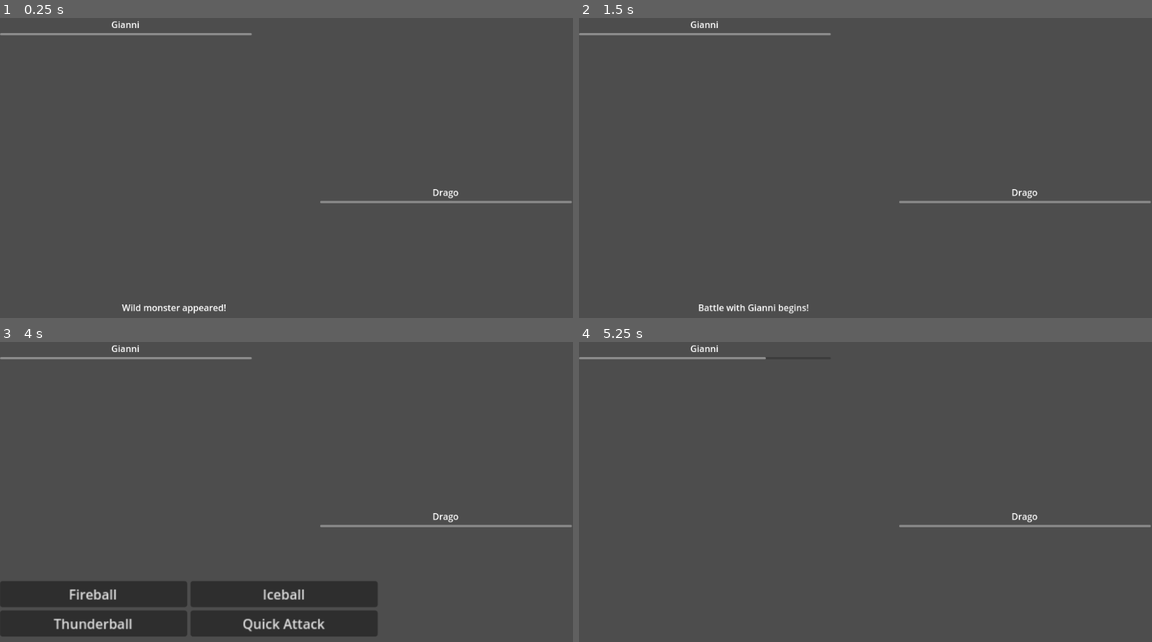
Above: before the commit, frames 1-4 (two rows, left to right).
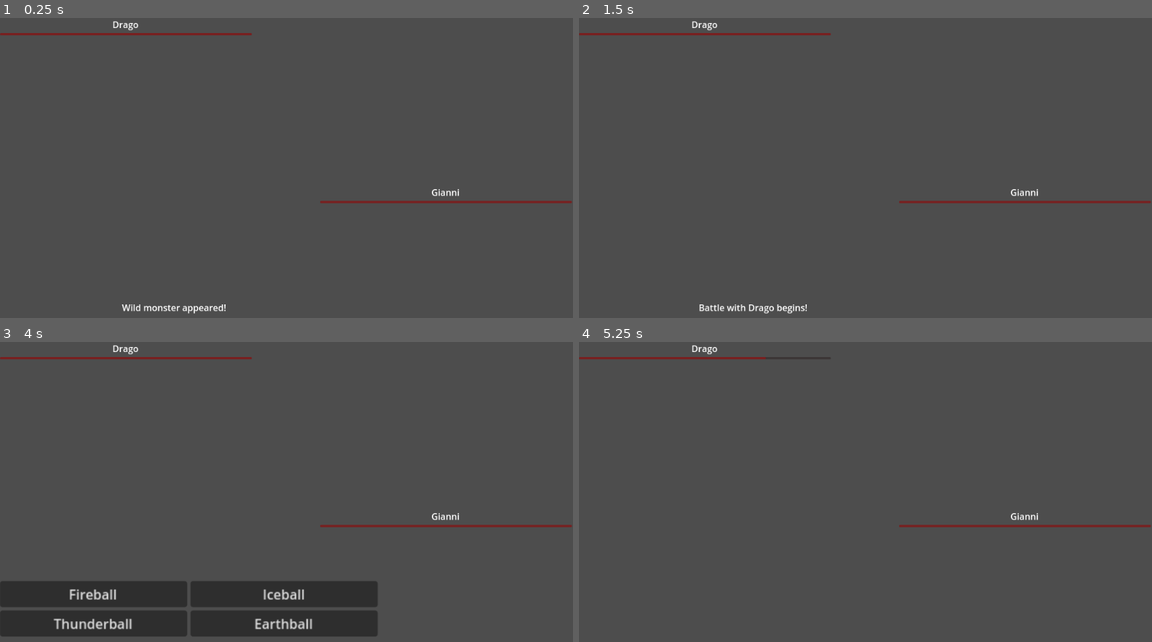
Above: after the commit, the same moments.

Repository: dannhill/MonsterCollector
Game: Godot game, scene res://Battle/battle_scene.tscn
The game is run twice, just before and just after one commit, with the same random seed, the same clock (stepped at 60 frames per second) and the same inputs. The project has no main scene, so this scene is started directly.
Inputs:
- Up to frame 1 (0.25 s): no input
- Up to frame 2 (1.5 s): tap Enter at 0.5 s; tap Space (ui_select) at 0.77, 1.25 s
- Up to frame 3 (4 s): tap Space (ui_select) at 1.52, 2.75, 3.02, 3.77 s; tap Enter at 2, 3.5 s
- Up to frame 4 (5.25 s): click "Fireball" at 4.25 s; tap Space (ui_select) at 5 s

The runs differ from the first frame. In frame 1, 0.9% of the frame differs, in the area x 0-100%, y 0-62%; in frame 2, 1.2%; in frame 3, 1.2%, in the area x 0-100%, y 0-97%; in frame 4, 0.8%.
Error before the commit: Invalid access to property or key 'nickname' on a base object of type 'Nil'. (res://Battle/battle_scene.gd:36)

Commit message:
bug fixes, added battle music, added battle termination logic

Diff:
--- a/Battle/battle_scene.gd
+++ b/Battle/battle_scene.gd
@@ -5,8 +5,8 @@
 #temporary setup: must create an enemy team
 @onready var MovesBox = $AttackMenu/MovesBox
 @onready var team : Array[Monster] = SaveData.load_team()
-@onready var enemy : Monster = team[0]
-@onready var player : Monster = team[1]
+@onready var player : Monster = team[0]
+@onready var enemy : Monster = team[1]
 @onready var rng : RandomNumberGenerator = RandomNumberGenerator.new()
 
 const CRIT_CHANCE : int = 25
@@ -47,9 +47,22 @@
 	# match to see if the attacker is player or enemy
 	match attacked == enemy:
 		true:
-			$Enemy/HP.value -= third_par
+			register_damage(player, enemy, third_par, $Enemy/HP)
 		false:
-			$Player/HP.value -= third_par
+			register_damage(enemy, player, third_par, $Player/HP)
+
+func register_damage(attacker : Monster, attacked : Monster, damage : int, health_bar : ProgressBar) -> void:
+	health_bar.value -= damage
+	attacked.hp -= damage
+	if attacked.hp <= 0:
+		end_battle(attacker)
+
+func end_battle(winner : Monster) -> void:
+	$AttackMenu.visible = false
+	$DescriptionBox.text = winner.nickname + " won the battle!"
+	$DescriptionBox.visible = true
+	await get_tree().create_timer(3.0).timeout
+	self.visible = false
 
 func start_encounter() -> void:
 	await self.ui_select_pressed
@@ -61,7 +74,7 @@
 func enemy_turn():
 	#remove the hud and make the enemy attack
 	$AttackMenu.visible = false
-	compute_attack(enemy, player, enemy.moves[rng.randi_range(0,4)])
+	compute_attack(enemy, player, enemy.moves[rng.randi_range(0,3)])
 
 	await get_tree().create_timer(3.0).timeout
 	$AttackMenu.visible = true
@@ -102,6 +115,7 @@
 	$DescriptionBox.visible = false
 	$AttackMenu.visible = true
 
+#NULL fare controllo se la mossa esista
 func compute_attack(attacker : Monster, attacked : Monster, move : Move) -> void:
 	if rng.randi_range(0,100) <= move.accuracy:
 		damage_calculation(move, attacker, attacked)
--- a/Battle/battle_scene.tscn
+++ b/Battle/battle_scene.tscn
@@ -1,6 +1,7 @@
-[gd_scene load_steps=2 format=3 uid="uid://c2qfrtmj3nsfe"]
+[gd_scene load_steps=3 format=3 uid="uid://c2qfrtmj3nsfe"]
 
 [ext_resource type="Script" path="res://Battle/battle_scene.gd" id="1_xlje3"]
+[ext_resource type="AudioStream" uid="uid://gc3ee8jborgq" path="res://Music/'Legionnaire' x2 by @ScottBuckley.mp3" id="2_ddap6"]
 
 [node name="BattleScene" type="Control"]
 layout_mode = 3
@@ -58,6 +59,7 @@
 horizontal_alignment = 1
 
 [node name="HP" type="ProgressBar" parent="Enemy"]
+modulate = Color(0.823529, 0, 0, 1)
 layout_mode = 2
 step = 1.0
 value = 100.0
@@ -77,6 +79,7 @@
 horizontal_alignment = 1
 
 [node name="HP" type="ProgressBar" parent="Player"]
+modulate = Color(0.823529, 0, 0, 1)
 layout_mode = 2
 step = 1.0
 value = 100.0
@@ -91,6 +94,12 @@
 horizontal_alignment = 1
 vertical_alignment = 1
 
+[node name="BattleMusic" type="AudioStreamPlayer" parent="."]
+stream = ExtResource("2_ddap6")
+volume_db = -19.745
+pitch_scale = 0.78
+autoplay = true
+
 [connection signal="pressed" from="AttackMenu/MovesBox/Move0" to="." method="_on_move_1_pressed"]
 [connection signal="pressed" from="AttackMenu/MovesBox/Move1" to="." method="_on_move_2_pressed"]
 [connection signal="pressed" from="AttackMenu/MovesBox/Move2" to="." method="_on_move_3_pressed"]
--- a/Data/moves_data.json
+++ b/Data/moves_data.json
@@ -1,4 +1,11 @@
 [
+	{
+		"nickname" : "Earthball",
+		"power" : 40,
+		"accuracy" : 100,
+		"power_points" : 35,
+		"type" : 3
+	},
 	{
 		"nickname" : "Fireball",
 		"power" : 40,
@@ -19,12 +26,5 @@
 		"accuracy" : 100,
 		"power_points" : 35,
 		"type" : 2
-	},
-	{
-		"nickname" : "Earthball",
-		"power" : 40,
-		"accuracy" : 100,
-		"power_points" : 35,
-		"type" : 3
 	}
 ]
--- a/SaveData.gd
+++ b/SaveData.gd
@@ -31,7 +31,6 @@
 					monsters[i].moves.push_back(Move.new(move.nickname, move.power, move.accuracy, move.power_points, move.type)) #NULL must check if this is null
 				else:
 					monsters[i].moves.push_back(null)
-			print(monsters[i].moves[3])
 		else:
 			monsters.append(null)
 		i += 1
Not shown, added: Music/'Legionnaire' by @ScottBuckley.mp3.import
Not shown, added: Music/'Legionnaire' x2 by @ScottBuckley.mp3.import
Not shown, added: Music/'Legionnaire' by @ScottBuckley.mp3
Not shown, added: Music/'Legionnaire' x2 by @ScottBuckley.mp3
